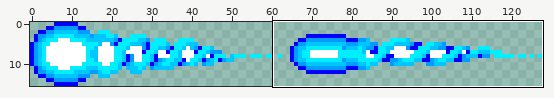
Sprite sheet: sprites/dragonFly_bullet.png. The first picture is a wide view before the edit; the outline marks the close-up.
Close-up. Old version:
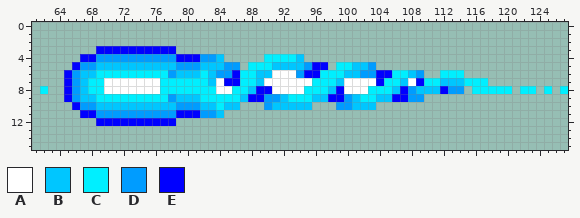
The file is 128x16 pixels. Shown: x 61..127, y 0..15.
Palette (. is transparent): A #ffffff  B #00c6ff  C #00efff  D #009cff  E #0000ff
Pixels before, first column x 62:
 3 .......EEEEEEEEEE.................................................
 4 .....EEDDDDDDDDDDEEEDDB.....CCCCB.................................
 5 ....EDDBBBBBBBBBBDDDBBBDD.CCCBBBBDEE.CCBBD........................
 6 ...EDBBCCCCCCCCCDBBBCBDDECCBBAAADEECCCBBDDEECCBD..CCC.............
 7 ...EDBCCAAAAAAACCCCCCBAEECCBAAAAAACCCBAAAAECCBAECCBBBCCC..........
 8 C..EDBCCAAAAAAACCCCCCCAACCBEEAAAACCCBEAAACCCBEDBBBEDD.CCCCC.CC.C.C
 9 ...EDBBCCCCCCCCCDBBBCCCCCBEEDDBCCCBBEEDBCCBBEEDD..................
10 ....EDDBBBBBBBBBBDDDBBCBB...DBBBBB...DDBBB........................
11 .....EEDDDDDDDDDDEEEDDB...........................................
12 .......EEEEEEEEEE.................................................
After:
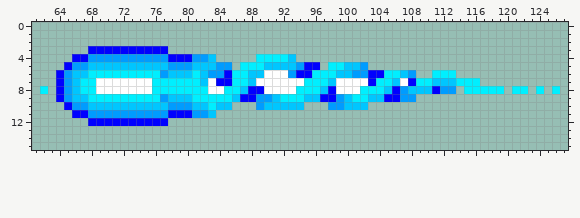
The author wrote: Fixed sizes of entity and bullets
Edits made:
Changed rows in their new state; - is an unchanged pixel.
first column x 64:
 3 ----E---------.-------------------------------------------------
 4 --E-D---------E--D-B.----C---B.---------------------------------
 5 -ED-B---------D--B--D-.C--B---DE-.C-B-D.------------------------
 6 EDB-C--------DB--CBD-EC-B-A--DE-C--B-D-E-C-BD.-C--.-------------
 7 EDBC-A------C-----BAE-C-BA-----C--BA---EC-BAEC-B--C--.----------
 8 EDBC-A------C------A-C-BE-A---C--BEA--C--BEDB--ED-.C----.C-.C.C.
 9 EDB-C--------DB--C----BE-D-BC--B-E-DBC-B-E-D-.------------------
10 -ED-B---------D--B-CB-.--DB----.--D-B--.------------------------
11 --E-D---------E--D-B.-------------------------------------------
12 ----E---------.-------------------------------------------------
